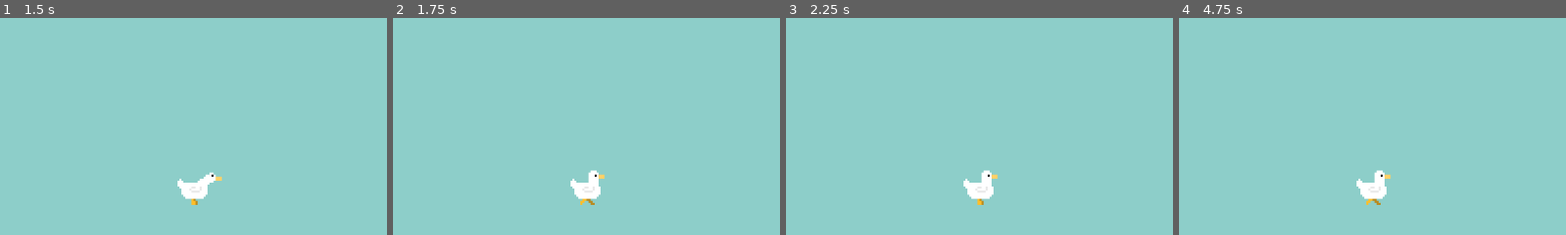
Above: before the commit, frames 1-4 (left to right).
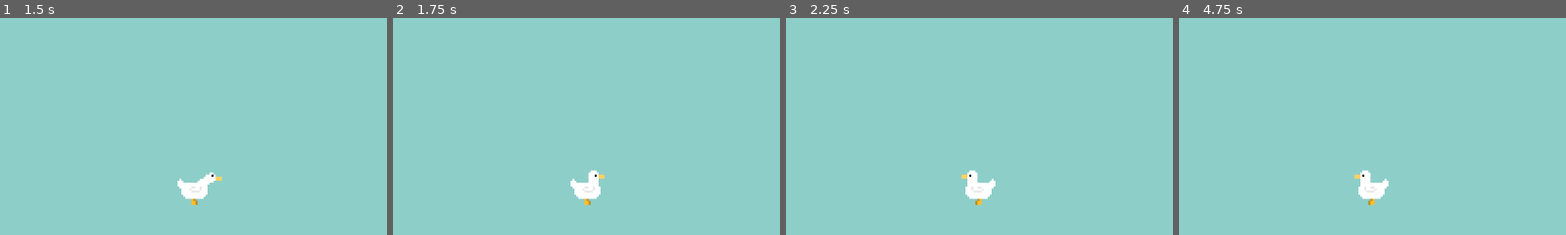
Above: after the commit, the same moments.

Repository: loholla/Goose-Terror
Game: Godot game, scene res://Scenes/Characters/Player.tscn
The game is run twice, just before and just after one commit, with the same random seed, the same clock (stepped at 60 frames per second) and the same inputs.
Inputs (mouse positions are % of the whole screen's width and height, from its top left):
- Up to frame 1 (1.5 s): tap Enter at 0.5 s; move the mouse to (72, 45) at 0.52 s; hold Right (Right) from 0.53 s (still down); tap Up (Up) at 0.6, 0.77, 1.07, 1.35 s; click (72, 45) at 0.67 s; move the mouse to (30, 55) at 1.27 s; click (30, 55) at 1.42 s
- Up to frame 2 (1.75 s): keep holding Right (Right); tap Up (Up) at 1.52 s
- Up to frame 3 (2.25 s): tap Up (Up) at 1.82, 2.1 s; tap Space at 2 s; move the mouse to (60, 28) at 2.02 s; release Right (Right) at 2.03 s; hold Left (Left) from 2.03 s (still down); click (60, 28) at 2.17 s
- Up to frame 4 (4.75 s): move the mouse to (45, 70) at 2.77 s; release Left (Left) at 2.78 s; hold Right (Right) 2.78-4.28 s; tap Up (Up) at 2.85, 3.02, 3.32, 3.6, 3.77, 4.07, 4.35, 4.52 s; click (45, 70) at 2.92 s; tap Enter at 3.5 s; move the mouse to (80, 65) at 3.52 s; click (80, 65) at 3.67 s; move the mouse to (20, 35) at 4.27 s; hold Left (Left) from 4.28 s (still down); click (20, 35) at 4.42 s
The pictures show only the part of the screen within x 25-75%, y 50-100%; the shares and areas given below are measured in that part.

Frame 1 is identical in both runs. In frame 2, less than 0.1% of the frame differs, in the area x 48-53%, y 83-87%; in frame 3, 0.5%; in frame 4, 0.6%, in the area x 45-55%, y 70-87%.

Commit message:
Added skills and bite cooldown

Diff:
--- a/Scenes/Characters/Player.tscn
+++ b/Scenes/Characters/Player.tscn
@@ -138,4 +138,17 @@
 
 [node name="BiteTime" type="Timer" parent="."]
 
+[node name="DashTimer" type="Timer" parent="."]
+wait_time = 5.0
+one_shot = true
+
+[node name="DashCooldown" type="Timer" parent="."]
+wait_time = 5.0
+one_shot = true
+
+[node name="BiteCooldown" type="Timer" parent="."]
+
 [connection signal="timeout" from="BiteTime" to="." method="_on_bite_time_timeout"]
+[connection signal="timeout" from="DashTimer" to="." method="_on_dash_timer_timeout"]
+[connection signal="timeout" from="DashCooldown" to="." method="_on_dash_cooldown_timeout"]
+[connection signal="timeout" from="BiteCooldown" to="." method="_on_bite_cooldown_timeout"]
--- a/Scenes/Levels/Level0-Rendleman.tscn
+++ b/Scenes/Levels/Level0-Rendleman.tscn
@@ -1,11 +1,8 @@
-[gd_scene load_steps=7 format=3 uid="uid://cfa7s3l5rdbrd"]
+[gd_scene load_steps=4 format=3 uid="uid://cfa7s3l5rdbrd"]
 
 [ext_resource type="PackedScene" uid="uid://dvs61dly0v7hn" path="res://Scenes/Misc/LevelSprites.tscn" id="1_34fwe"]
 [ext_resource type="PackedScene" uid="uid://c762xvilww2a8" path="res://Scenes/Misc/Door.tscn" id="2_e5106"]
 [ext_resource type="PackedScene" uid="uid://seofeu8n0j2r" path="res://Scenes/Characters/Player.tscn" id="3_ntrbv"]
-[ext_resource type="PackedScene" uid="uid://c0ovdowyxmv6f" path="res://Scenes/Misc/WoodBarricade.tscn" id="4_k8vsw"]
-[ext_resource type="PackedScene" uid="uid://cowu5pevyq4am" path="res://Scenes/Misc/DashSkillBook.tscn" id="5_3u2ow"]
-[ext_resource type="PackedScene" uid="uid://dp3y4wrbxpdoo" path="res://Scenes/Characters/Person2a.tscn" id="8_l8nqb"]
 
 [node name="Level0-rendleman" type="Node2D"]
 
@@ -20,12 +17,3 @@
 
 [node name="Door2" parent="." instance=ExtResource("2_e5106")]
 position = Vector2(-8, -16)
-
-[node name="WoodBarricade" parent="." instance=ExtResource("4_k8vsw")]
-position = Vector2(351, -17)
-
-[node name="DashSkillBook" parent="." instance=ExtResource("5_3u2ow")]
-position = Vector2(410, -12)
-
-[node name="Person2a" parent="." instance=ExtResource("8_l8nqb")]
-position = Vector2(140, -30)
--- a/Scripts/GameManager.gd
+++ b/Scripts/GameManager.gd
@@ -17,3 +17,25 @@
 }
 
 var SceneList := ["MainMenu", "Level0", "Level1", "Level2", "Level3", "Level4", "Level5"]
+
+func loadScene(sceneName: String):
+	var newScene = preloadedScenes[sceneName]
+
+	if newScene == null:
+		newScene = preloadedScenes["MainMenu"]
+
+	get_tree().change_scene_to_packed(newScene)
+
+func getNextScene(curSceneName: String) -> String:
+	print ("Getting", curSceneName)
+	var where := SceneList.find(curSceneName)
+	print(where)
+	if where == -1 or where == SceneList.size() - 1:
+		return "MainMenu"
+	print(SceneList[where+1])
+	return SceneList[where+1]
+
+func onLevelComplete(levelName: String):
+	print(levelName)
+	var nextLevel := getNextScene(levelName)
+	loadScene(nextLevel)
--- a/Scripts/PlayerMovement.gd
+++ b/Scripts/PlayerMovement.gd
@@ -7,6 +7,10 @@
 # Get the gravity from the project settings to be synced with RigidBody nodes.
 var gravity = ProjectSettings.get_setting("physics/2d/default_gravity")
 var biting = false
+var dJed = false
+var dash = false
+var dashCool = false
+var canBite = true
 
 
 func _physics_process(delta):
@@ -14,14 +18,23 @@
 	if not is_on_floor():
 		velocity.y += gravity * delta
 
-	# Handle jump.
-	if Input.is_action_just_pressed("Up") and is_on_floor():
+	# Handles the jumping action and skills
+	if GameManager.skillFlap: # Allows the player to jump infinitely
+		if Input.is_action_just_pressed("Up"):
+			velocity.y = JUMP_VELOCITY
+	elif GameManager.skillDJ: # Allows the player to jump twice before they must land
+		if Input.is_action_just_pressed("Up") and (is_on_floor() or !dJed):
+			dJed = true
+			velocity.y = JUMP_VELOCITY
+	elif Input.is_action_just_pressed("Up") and is_on_floor(): # Only lets the player jump once
 		velocity.y = JUMP_VELOCITY
+	if is_on_floor():
+		dJed = false
 
 	# Get the input direction and handle the movement/deceleration.
 	# As good practice, you should replace UI actions with custom gameplay actions.
 	var dir = Input.get_axis("Left","Right")
-	if dir == 1 and !GameManager.biting:
+	if dir == 1 and !GameManager.biting: # This block is all for playing the regular animations when not biting people
 		$AnimatedSprite2D.flip_h = false
 		$AnimatedSprite2D.play("Walking")
 	elif dir == -1 and !GameManager.biting:
@@ -32,17 +45,28 @@
 
 	var direction = Input.get_axis("Left", "Right")
 	if direction:
-		velocity.x = direction * SPEED
+		if dash: # if dash is true, doubles the SPEED const for faster movement
+			velocity.x = direction * SPEED * 2
+		else:
+			velocity.x = direction * SPEED
 	else:
 		velocity.x = move_toward(velocity.x, 0, SPEED)
 
-	if Input.is_mouse_button_pressed(MOUSE_BUTTON_LEFT):
-		if direction == 0:
-			$AnimatedSprite2D.play("StationaryBite")
-		else:
-			$AnimatedSprite2D.play("WalkingBite")
-		BiteTimer()
+	if Input.is_mouse_button_pressed(MOUSE_BUTTON_LEFT): # BITE. CHOMP. HONK
+		if canBite:
+			canBite = false
+			if direction == 0:
+				$AnimatedSprite2D.play("StationaryBite")
+			else:
+				$AnimatedSprite2D.play("WalkingBite")
+			BiteTimer()
+			$BiteCooldown.start()
 
+	# Dash skill. Currently not bound correctly.
+	if Input.is_mouse_button_pressed(MOUSE_BUTTON_RIGHT) and GameManager.skillDash:
+		if !dashCool:
+			dash = true
+			$DashTimer.start()
 
 	move_and_slide()
 
@@ -56,3 +80,17 @@
 
 func Player():
 	pass
+
+
+func _on_dash_timer_timeout():
+	$DashCooldown.start()
+	dash = false
+	dashCool = true
+
+
+func _on_dash_cooldown_timeout():
+	dashCool = false
+
+
+func _on_bite_cooldown_timeout():
+	canBite = true
